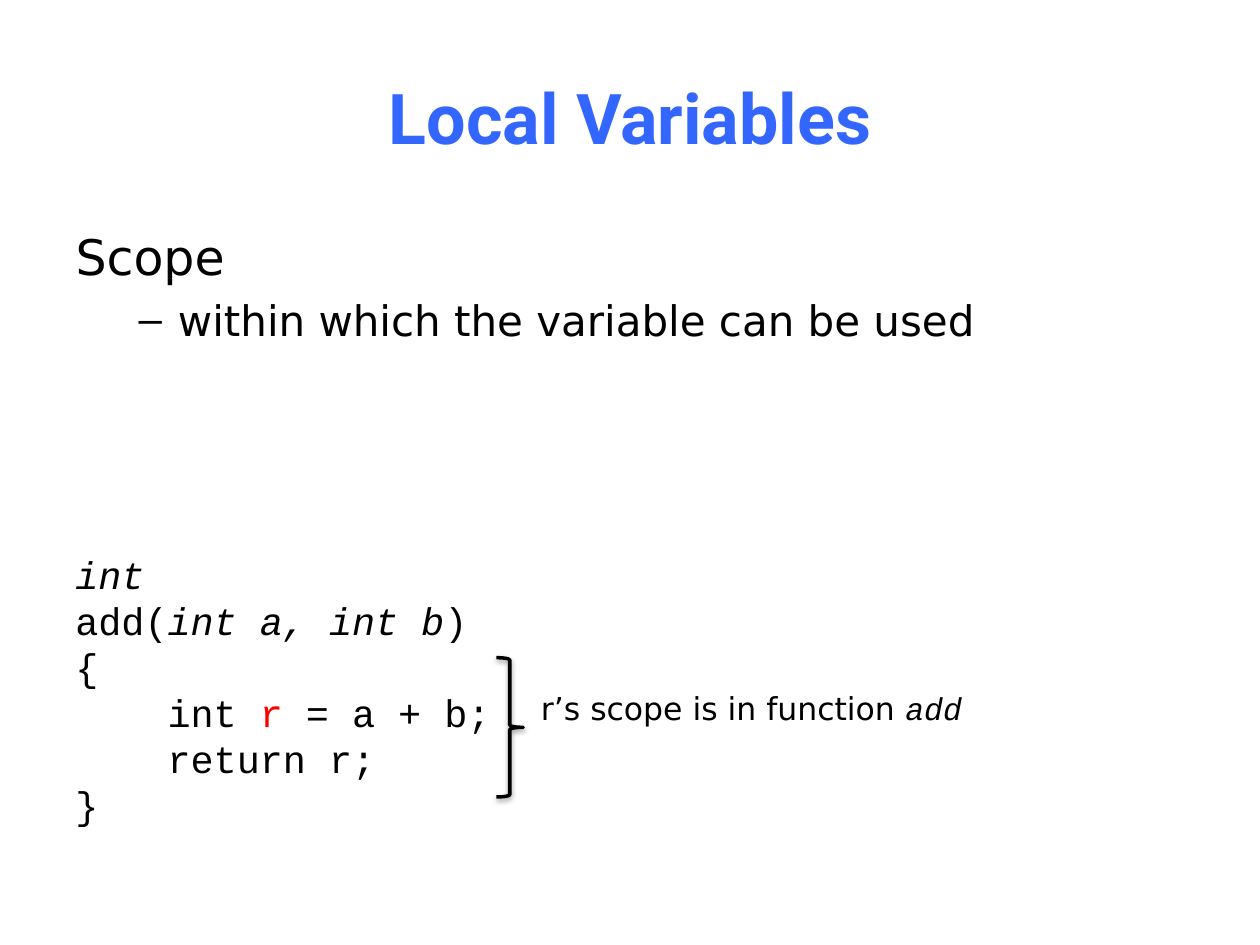
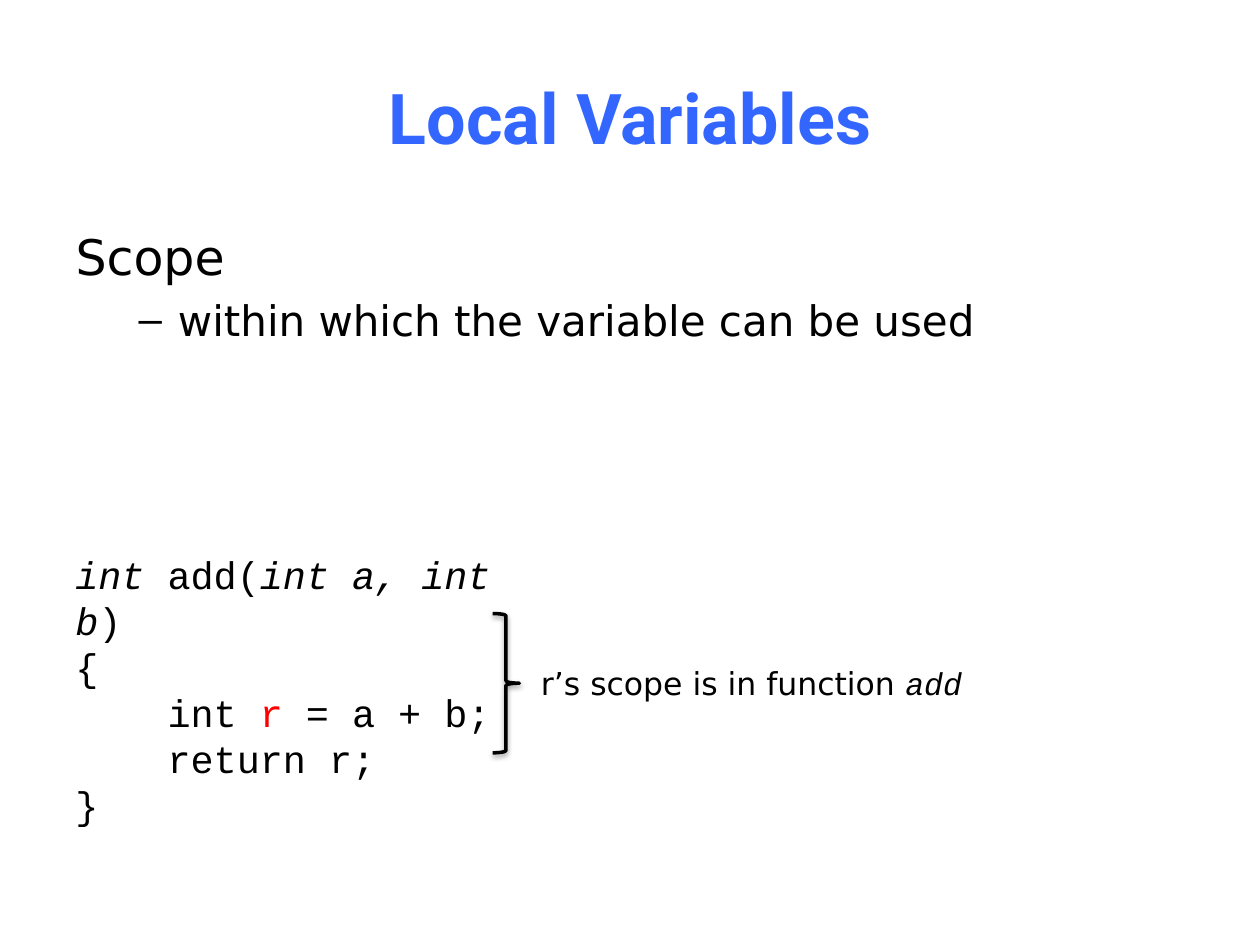
Before and after one commit to NYU-CSO/nyu-cso.github.io, a slide deck: slide 6 of notes/05-pointer_array.pptx. Drawn at 1260x945 pixels with LibreOffice and Linux fonts; fonts in the diff are those of the drawing. Boxes give left, top, right and bottom in pixels: in the first picture for what was removed or moved away, otherwise in the second. Text is boxed around its words. In the diff, an @@ line names an element or a change of style, - is before the commit and + after.

```diff
--- a/notes/05-pointer_array.pptx
+++ b/notes/05-pointer_array.pptx
@@ text at [75, 561, 490, 643]: text changed @@
-int
-add(int a, int b)
+int add(int a, int b)
@@ right brace: place and size @@
-right brace at [496, 658, 523, 798]
+right brace at [493, 614, 519, 753]
@@ text "r’s scope is in function ...": place and size @@
-text "r’s scope is in function ..." at [541, 696, 962, 727]
+text "r’s scope is in function ..." at [541, 671, 962, 702]
```
Also in this commit, not shown: 1 other slide changed, 1 slide added, 4 slides removed, 1 other file.
